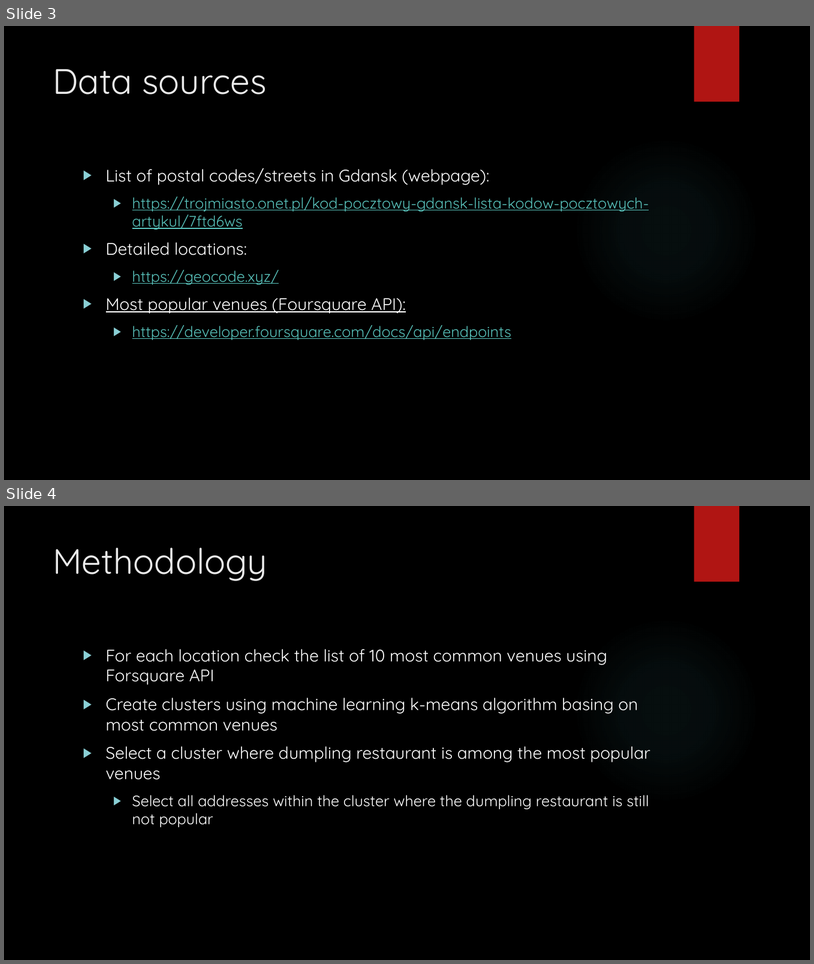
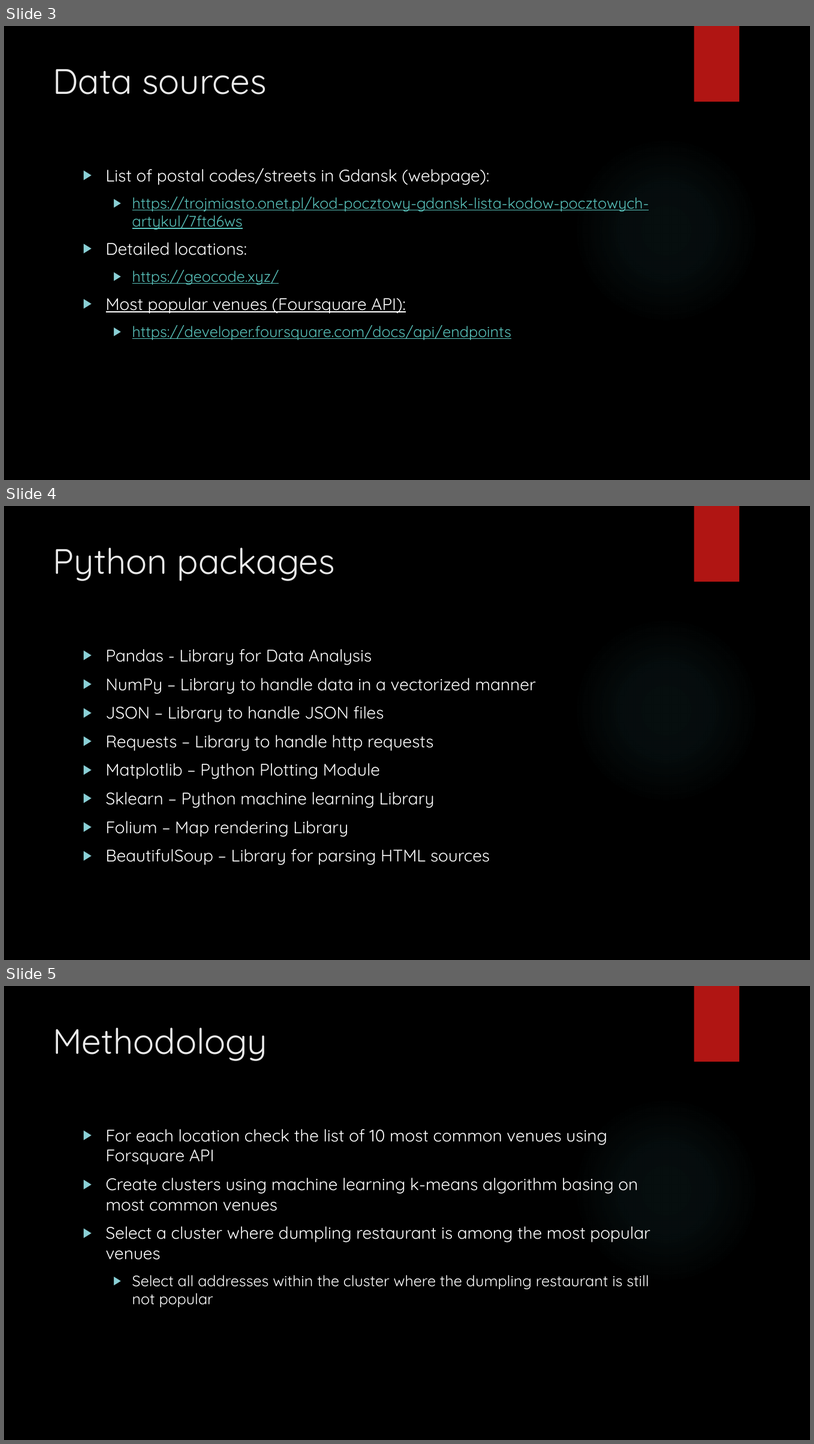
Before and after one commit to rafalsienkiewicz/Applied-Data-Science-Capstone, a slide deck: capstone_week5.pptx. Shown one above the other, each under a label of ours: slides 3 and 4 before the commit, slides 3, 4 and 5 after it. The pictures are 814x964 and 814x1444 pixels, drawn with LibreOffice and Linux fonts; fonts in the diff are those of the drawing; background and template pictures are left out. Boxes give left, top, right and bottom in pixels: in the first picture for what was removed or moved away, otherwise in the second. Text is boxed around its words. In the diff, an @@ line names an element or a change of style, - is before the commit and + after.

```diff
--- a/capstone_week5.pptx
+++ b/capstone_week5.pptx
@@ slide 4 added at (4,506,810,960), background picture (left out); not listed: 2 template elements that a slide beside it also shows @@
@@ title added at (53,547,335,581), 42 pt, text #EBEBEB @@
+Python packages
@@ text added at (106,649,536,865), 20 pt, text #FFFFFF @@
+▶ Pandas - Library for Data Analysis
+▶ NumPy – Library to handle data in a vectorized manner
+▶ JSON – Library to handle JSON files
+▶ Requests – Library to handle http requests
+▶ Matplotlib – Python Plotting Module
+▶ Sklearn – Python machine learning Library
+▶ Folium – Map rendering Library
+▶ BeautifulSoup – Library for parsing HTML sources
@@ what was slide 4 is now slide 5 @@
```
Also in this commit, not shown: 1 slide changed, 1 other slide added.
